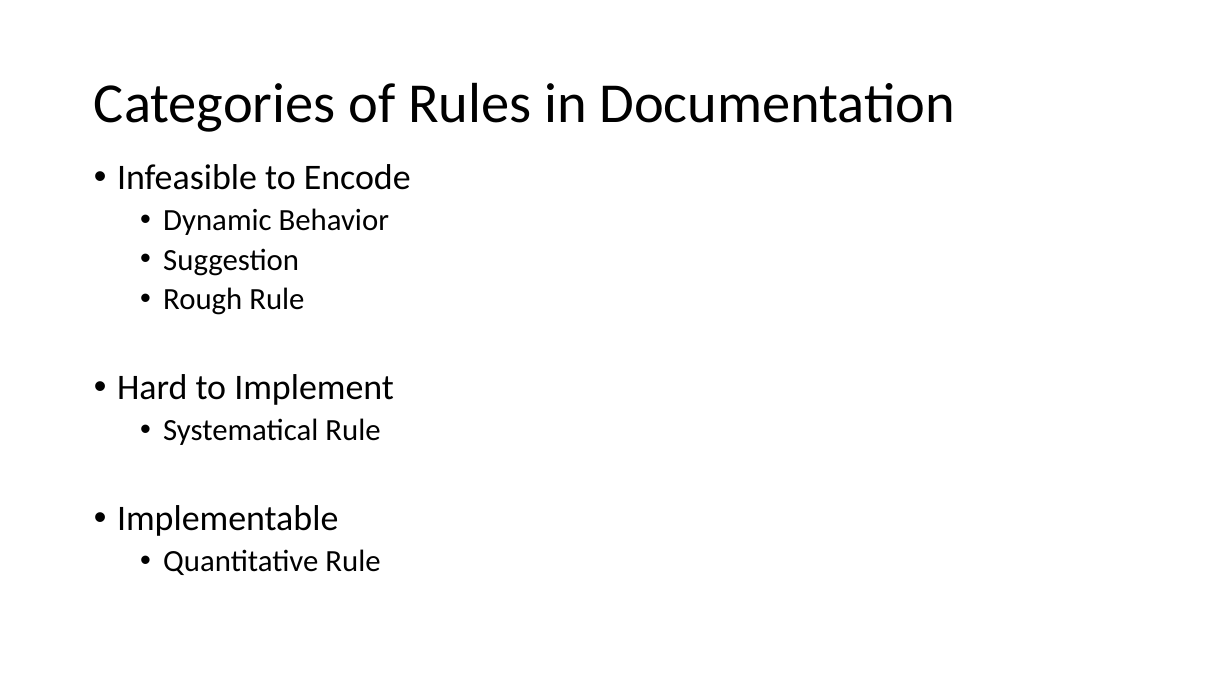
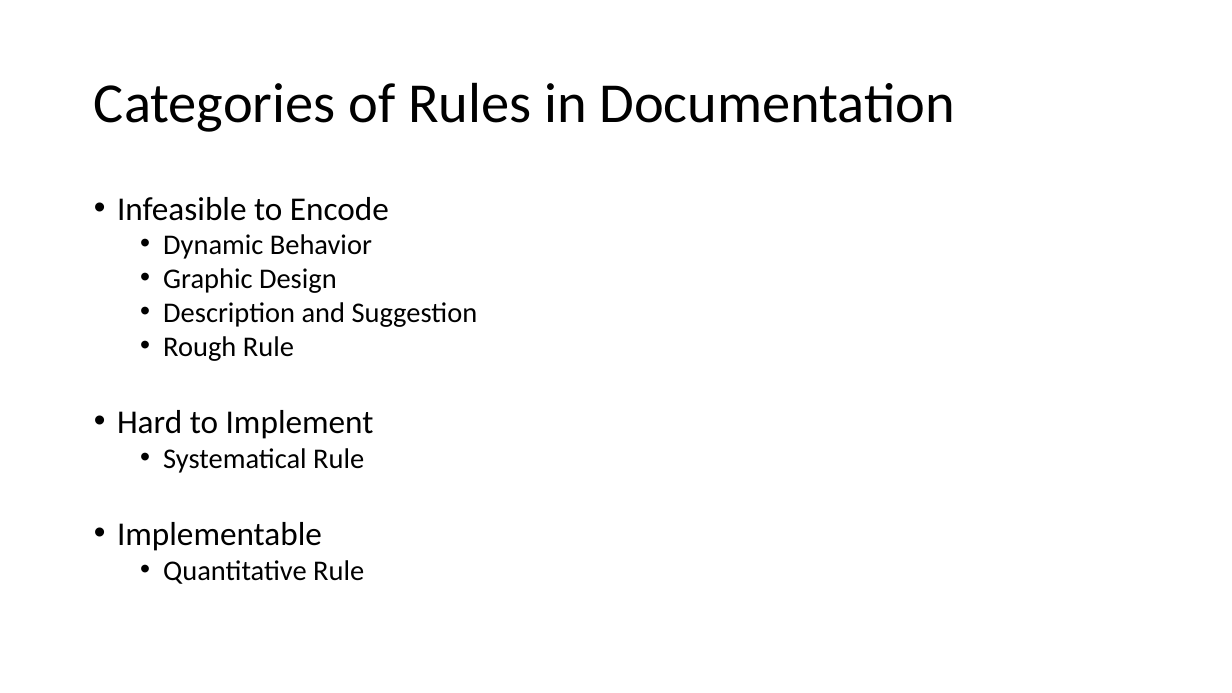
Before and after one commit to MulongXie/AppRuleCheck-Android, a slide deck: slide 4 of doc/week2.pptx (slide 3 before the commit). Drawn at 1232x693 pixels with LibreOffice and Linux fonts; fonts in the diff are those of the drawing. Boxes give left, top, right and bottom in pixels: in the first picture for what was removed or moved away, otherwise in the second. Text is boxed around its words. In the diff, an @@ line names an element or a change of style, - is before the commit and + after.

```diff
--- a/doc/week2.pptx
+++ b/doc/week2.pptx
@@ text "Infeasible to Encode": place and size @@
-text "Infeasible to Encode" at [117,164,411,575]
+text "Infeasible to Encode" at [117,197,478,584]
@@ text at [117,197,389,584]: size 28 to 25.9 pt in "Infeasible to Encode", "Hard to Implement", "Implementable"; size 24 to 22.2 pt in "Dynamic Behavior", "Rough Rule", "Systematical Rule", "Quantitative Rule"; line spacing 0.9 to 0.8 @@
@@ text at [163,268,478,327]: text changed; size 24 to 22.2 pt @@
-  • Suggestion
+  • Graphic Design
+  • Description and Suggestion
```
Also in this commit, not shown: 5 other slides changed, 8 slides added, 3 other files.
